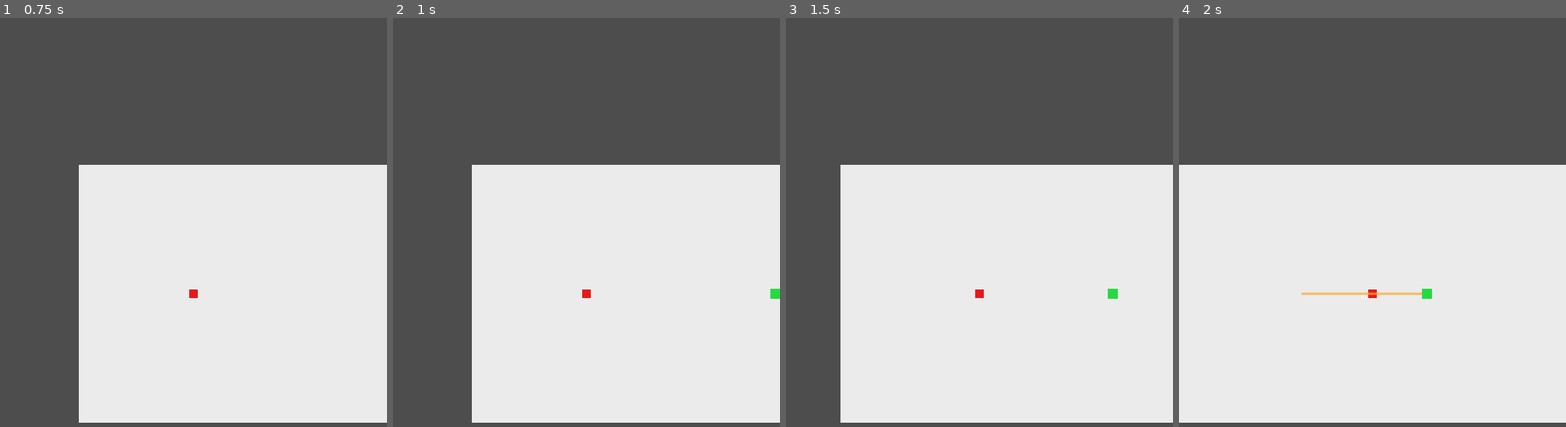
Above: before the commit, frames 1-4 (left to right).
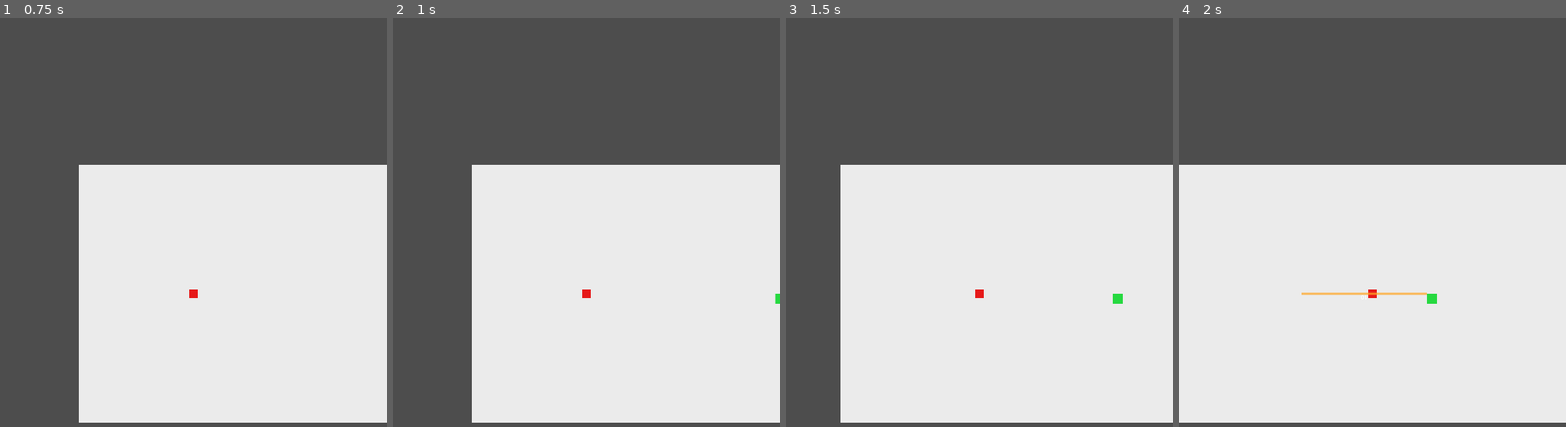
Above: after the commit, the same moments.

Repository: changha-kim/blood-contract
Game: Godot game, scene res://scenes/ui/MainMenu.tscn
Two runs of this game, one before a commit and one after it. Both use one fixed random seed, a clock stepped at 60 frames per second and the inputs below.
Inputs (mouse positions are in pixels of both pictures, inside the frame that each line leads up to):
- Up to frame 1 (0.75 s): click "Start" at 0.5 s
- Up to frame 2 (1 s): no input
- Up to frame 3 (1.5 s): move the mouse to (1064, 263) at 1.27 s; hold D (move_right) from 1.28 s (still down); hold F (attack_btn) from 1.28 s (still down); click (1064, 263) at 1.42 s
- Up to frame 4 (2 s): keep holding D (move_right); keep holding F (attack_btn)

Frame 1 is identical in both runs. In frame 2, less than 0.1% of the frame differs, in the area x 97-100%, y 66-70%; in frame 3, 0.1%, in the area x 83-88%, y 66-70%; in frame 4, 0.1%.

Commit message:
TC01: add pre-crash anticipation cue for lock readability

Diff:
--- a/godot/scripts/enemies/enemy_slasher.gd
+++ b/godot/scripts/enemies/enemy_slasher.gd
@@ -7,10 +7,20 @@
 var lunge_dash_speed: float = 720.0
 var lunge_damage: int = 10
 var start_range_px: float = 220.0
+const PRE_EXEC_ANTICIPATION_SEC: float = 0.06
+const PRE_EXEC_PULLBACK_PX: float = 5.0
+const PRE_EXEC_SCALE_DELTA: float = 0.08
+
+@onready var body_sprite: ColorRect = get_node_or_null("Sprite") as ColorRect
+var _sprite_base_pos: Vector2 = Vector2.ZERO
+var _sprite_base_scale: Vector2 = Vector2.ONE
 
 func _ready() -> void:
 	enemy_id = (enemy_id if enemy_id != "" else "ENY_SLASHER")
 	super._ready()
+	if body_sprite != null:
+		_sprite_base_pos = body_sprite.position
+		_sprite_base_scale = body_sprite.scale
 
 func _choose_intent() -> String:
 	return INTENT_LUNGE
@@ -49,6 +59,8 @@
 		Phase.COMMIT:
 			# Commit is direction LOCK for M2.
 			pass
+		_:
+			_reset_pre_execute_anticipation_visual()
 
 func _commit_intent() -> void:
 	# Override to ensure direction locks exactly at commit boundary.
@@ -59,11 +71,38 @@
 	telegraph.set_direction(_locked_dir)
 
 func _begin_execute() -> void:
+	_reset_pre_execute_anticipation_visual()
 	super._begin_execute()
 	attack_root.rotation = _locked_dir.angle()
+
+func _update_commit_hold(delta: float) -> void:
+	super._update_commit_hold(delta)
+	if body_sprite == null:
+		return
+	var commit_sec := _get_intent_float(INTENT_LUNGE, "commit_sec", 0.20)
+	var anticipation_window := minf(PRE_EXEC_ANTICIPATION_SEC, commit_sec)
+	if anticipation_window <= 0.0 or _phase_left > anticipation_window:
+		_reset_pre_execute_anticipation_visual()
+		return
+	var t := 1.0 - (_phase_left / anticipation_window)
+	var dir := _locked_dir
+	if dir.length_squared() < 0.001:
+		dir = Vector2.RIGHT
+	dir = dir.normalized()
+	body_sprite.position = _sprite_base_pos - dir * (PRE_EXEC_PULLBACK_PX * t)
+	body_sprite.scale = Vector2(
+		_sprite_base_scale.x * (1.0 + PRE_EXEC_SCALE_DELTA * t),
+		_sprite_base_scale.y * (1.0 - PRE_EXEC_SCALE_DELTA * t)
+	)
 
 func _update_execute(delta: float) -> void:
 	# Dash slash along locked direction.
 	var v := _locked_dir.normalized() * lunge_dash_speed
 	velocity = _compose_velocity(v, delta)
 	move_and_slide()
+
+func _reset_pre_execute_anticipation_visual() -> void:
+	if body_sprite == null:
+		return
+	body_sprite.position = _sprite_base_pos
+	body_sprite.scale = _sprite_base_scale
Not shown, changed: docs/PACKETS/STATE_PACKET.md
